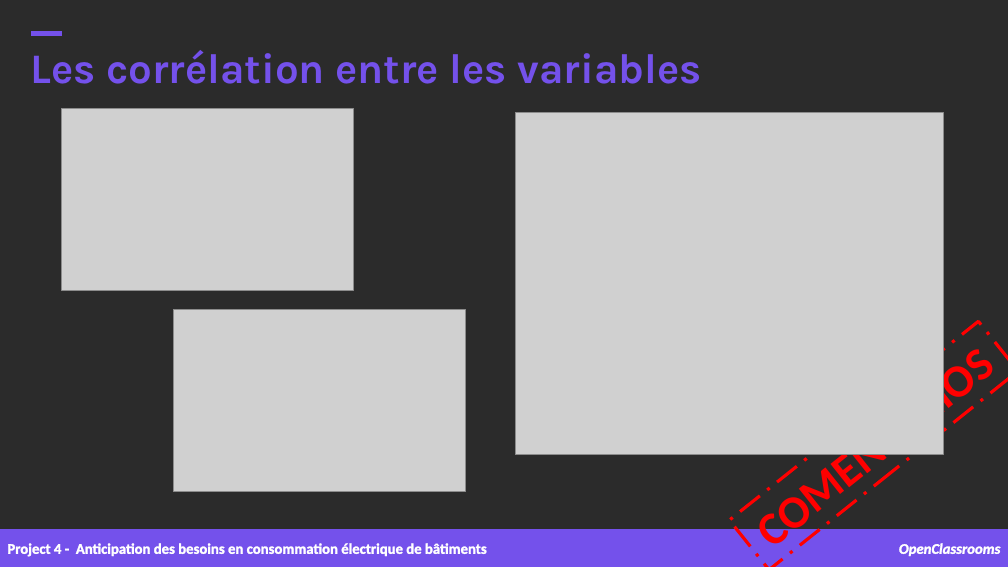
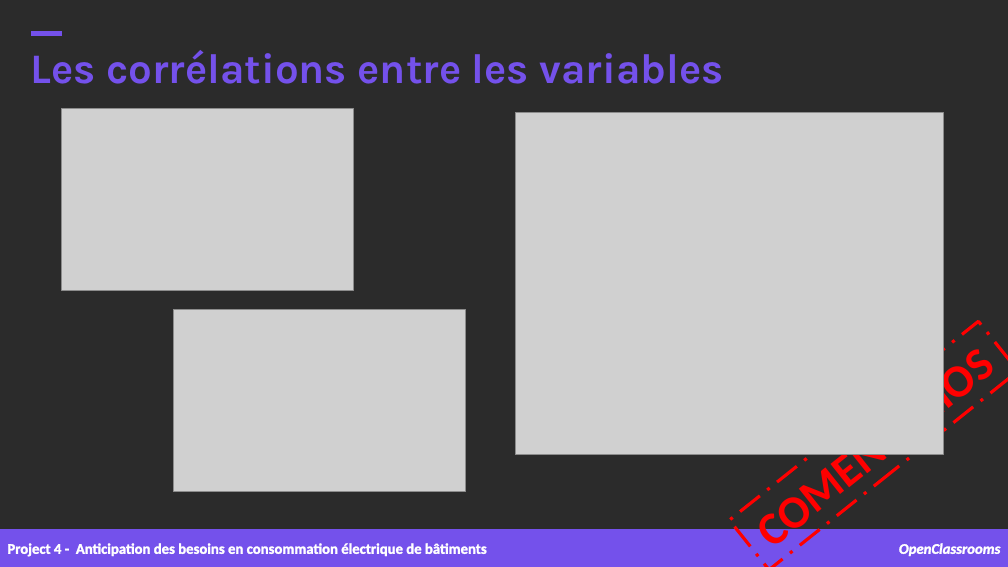
Before and after one commit to samirhinojosa/OC-P4-consumption-needs-of-buildings, a slide deck: slide 17 of supports/P4_presentation v1.pptx. Drawn at 1008x567 pixels with LibreOffice and Linux fonts; fonts in the diff are those of the drawing; grey boxes stand for pictures; background and template pictures are left out; a plain dark background stands for a picture behind light text. Boxes give left, top, right and bottom in pixels: in the first picture for what was removed or moved away, otherwise in the second. Text is boxed around its words. In the diff, an @@ line names an element or a change of style, - is before the commit and + after.

```diff
--- a/supports/P4_presentation v1.pptx
+++ b/supports/P4_presentation v1.pptx
@@ text at [31,50,724,84]: text changed @@
-Les corrélation entre les variables
+Les corrélations entre les variables
```
Also in this commit, not shown: 11 other slides changed, 2 slides added, 2 slides removed, 42 other files.
